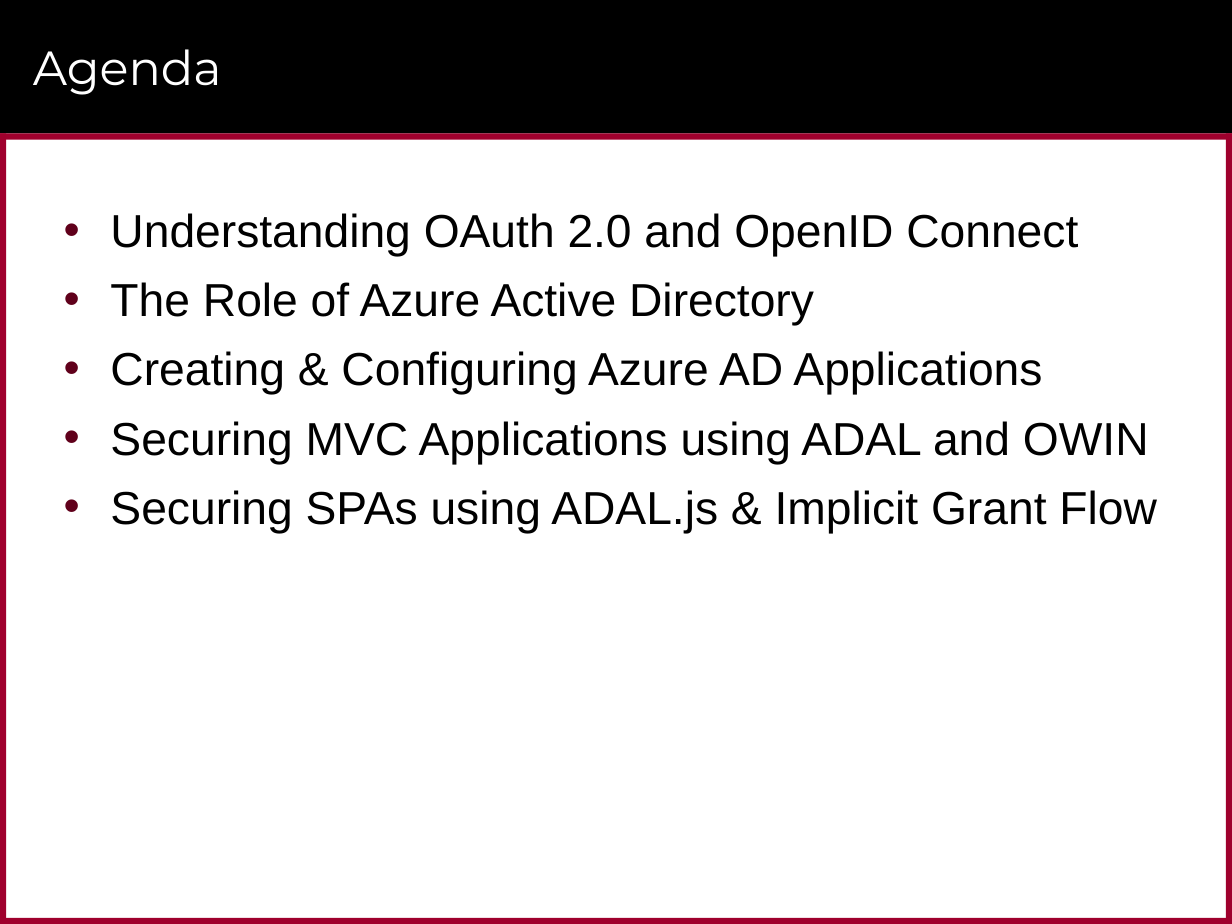
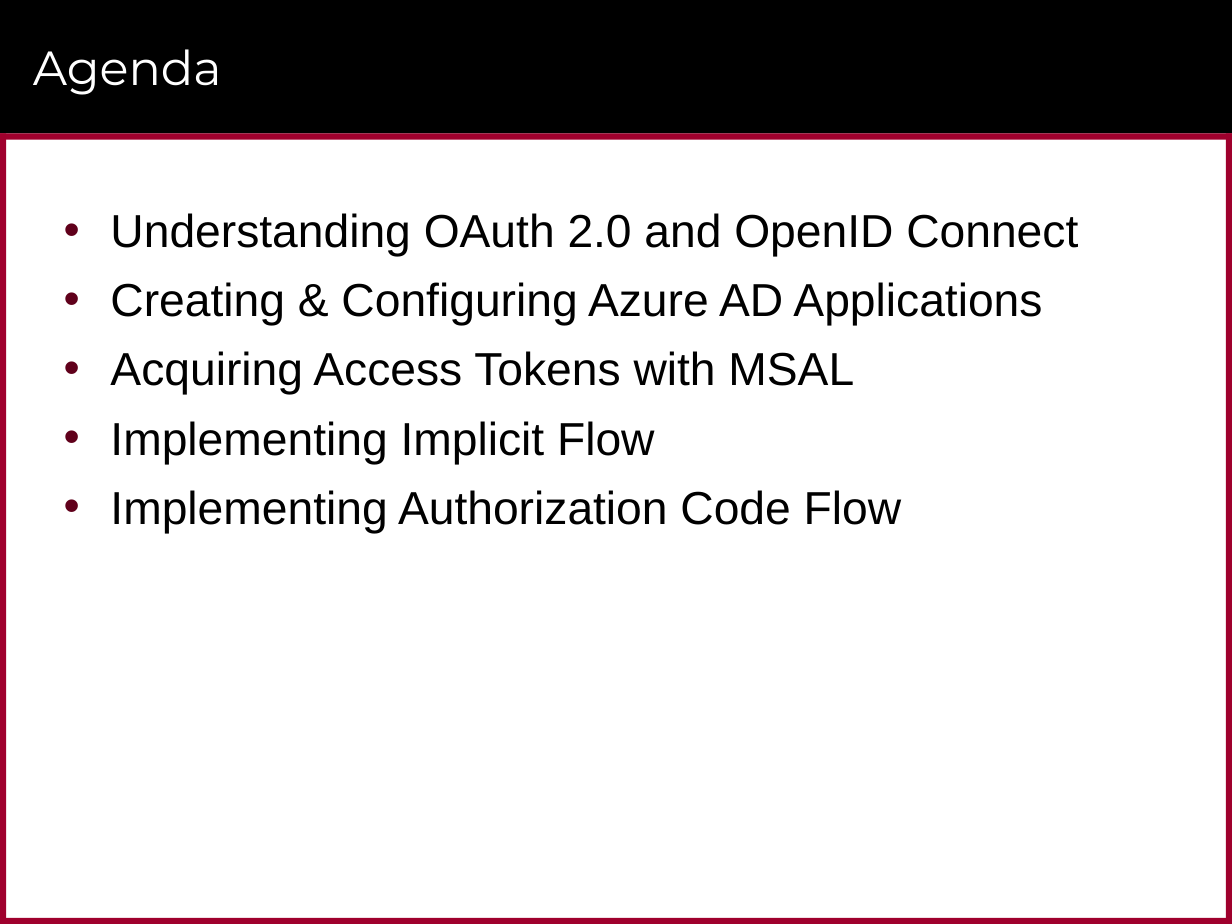
Before and after one commit to CriticalPathTraining/MSD365_Courseware, a slide deck: slide 2 of 07 AzureActiveDirectory.pptx. Drawn at 1232x924 pixels with LibreOffice and Linux fonts; fonts in the diff are those of the drawing; background and template pictures are left out. Boxes give left, top, right and bottom in pixels: in the first picture for what was removed or moved away, otherwise in the second. Text is boxed around its words. In the diff, an @@ line names an element or a change of style, - is before the commit and + after.

```diff
--- a/07 AzureActiveDirectory.pptx
+++ b/07 AzureActiveDirectory.pptx
@@ text at <box>110,282,814,326</box>: paragraph removed @@
-• The Role of Azure Active Directory
@@ text at <box>110,351,902,533</box>: text changed @@
-• Securing MVC Applications using ADAL and OWIN
-• Securing SPAs using ADAL.js & Implicit Grant Flow
+• Acquiring Access Tokens with MSAL
+• Implementing Implicit Flow
+• Implementing Authorization Code Flow
```
Also in this commit, not shown: 15 other slides changed, 22 slides added, 15 slides removed, 15 other files.
